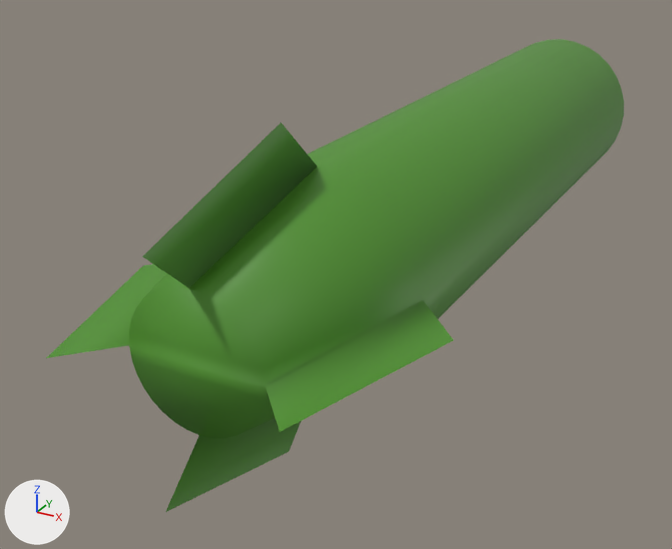
A saved change to the FBX model Assets/Models/Kyle's Models, 3AM, Texturing and Exporting tomorrow/clusterbomb.fbx.
One viewpoint serves both versions: a 50 mm lens placed at (0.0187, -0.0477, 0.0165), pointed at (-0.0044, -0.0057, -0.0045). The lights are fixed; the arrows at lower left show +X, +Y and +Z. Where no turn or scale is listed for an object, it has been applied to the vertices.

Names of what the first picture shows: 'ClusterBomb'.
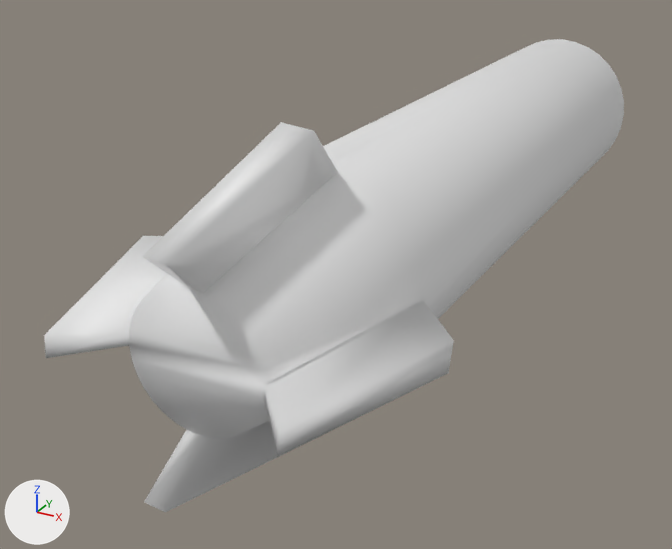
Location of each change, [x1, y1, x2, y2] in pixels of the pictures (672 x 549 px):
'ClusterBomb', reshaped: before [47, 39, 624, 512]; after [44, 39, 624, 512]
part 1 of me_clusterbomb, built on: before [47, 167, 337, 399]; after [44, 122, 454, 512]
part 2 of me_clusterbomb, recoloured (green to grey): [129, 39, 624, 512] in both

The edits, one by one:
me_clusterbomb is used by ob_clusterbomb; location (0.0, 0.0, 0.0).
me_clusterbomb had 204 vertices, 240 faces and spanned x -0.0075..0.0075, y -0.0265..0.0245, z -0.0075..0.0075.
me_clusterbomb now has 220 vertices, 252 faces and spans x -0.0075..0.0075, y -0.0265..0.0245, z -0.0075..0.0075.
Part 1, on me_clusterbomb:
5 faces are deleted.
16 vertices are added at x -0.0074..0.0074, y -0.0265..-0.0152, z -0.0074..0.0074.
17 new faces join them.
me_clusterbomb part 2: 236 faces spanning x -0.0075..0.0075, y -0.0265..0.0245, z -0.0075..0.0075 switch from mat_matte_green (green #51922c) to no material.
